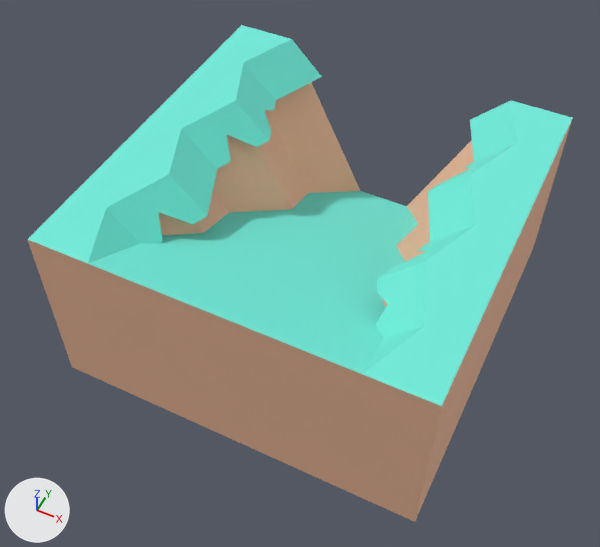
What one commit did to the glTF model assets/nature_kit/cliff_blockSlopeHalfWalls_rock.glb.
One viewpoint serves both versions: a 50 mm lens placed at (0.649, -1.407, 1.815), pointed at (-0.018, -0.074, 0.148). The lights are fixed; the arrows at lower left show +X, +Y and +Z. The older version comes first. Where no turn or scale is listed for an object, it has been applied to the vertices.

The first picture shows 'cliff_blockSlopeHalfWalls_rock'.
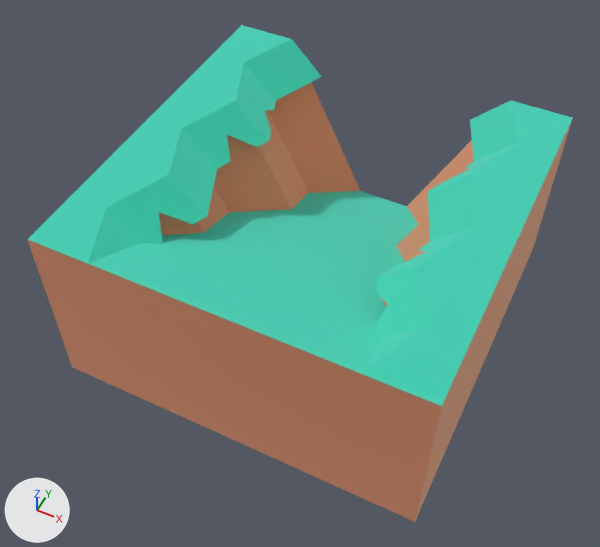
Location of each change, [x1, y1, x2, y2] in pixels of the pictures (600 x 547 px):
'cliff_blockSlopeHalfWalls_rock', surface changed: [27, 25, 573, 522] in both

The change, as a diff of the scene's bpy script:
```diff
--- a/assets/nature_kit/cliff_blockSlopeHalfWalls_rock.glb.py
+++ b/assets/nature_kit/cliff_blockSlopeHalfWalls_rock.glb.py
@@ mat_dirt @@
 mat_dirt.base_color = (0.886, 0.514, 0.341)  # beige #f2be9e
-mat_dirt.metallic = 0.05
+mat_dirt.metallic = 1.0
 mat_dirt.roughness = 0.85
@@ mat_grass @@
 mat_grass.base_color = (0.173, 0.847, 0.722)  # cyan #73eddd
-mat_grass.metallic = 0.05
+mat_grass.metallic = 1.0
 mat_grass.roughness = 0.85
@@ ob_tmpparent @@
-ob_tmpparent = bpy.data.objects.new('tmpParent', None)
-ob_tmpparent.location = (0.0, 0.0, 0.0)
```
